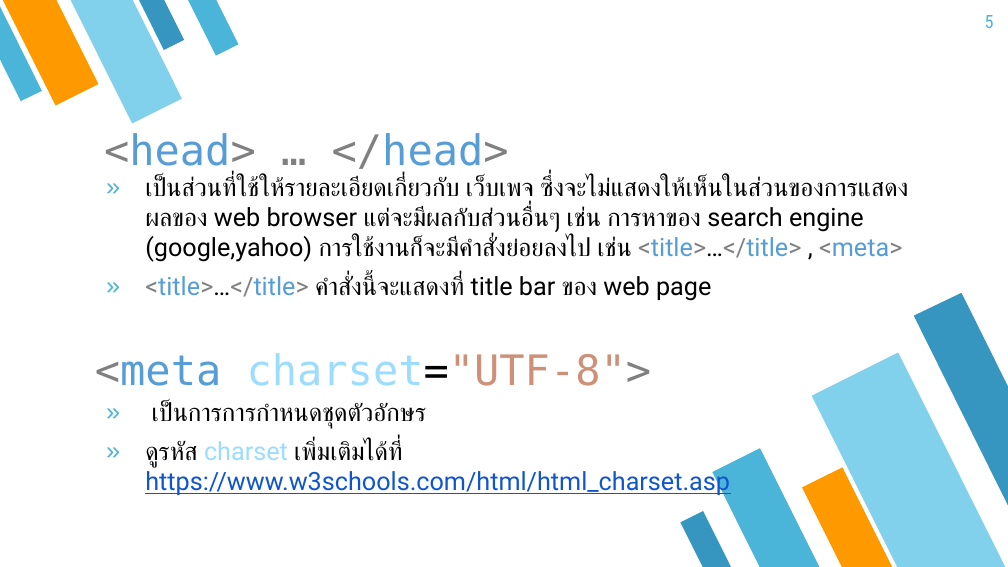
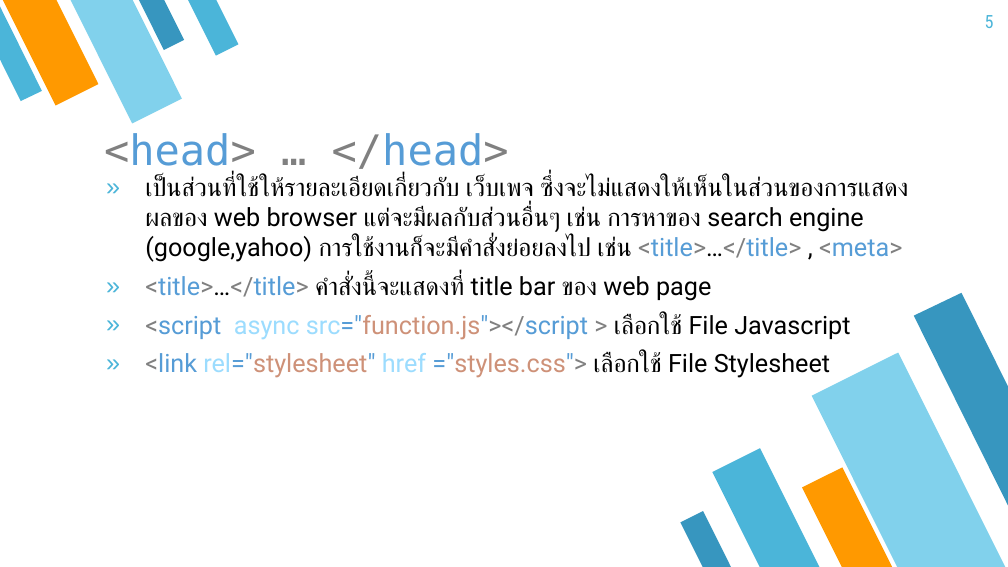
Before and after one commit to tinnakorn03/html5css3.code, a slide deck: slide 5 of file/HTML5.pptx. Drawn at 1008x567 pixels with LibreOffice and Linux fonts; fonts in the diff are those of the drawing. Boxes give left, top, right and bottom in pixels: in the first picture for what was removed or moved away, otherwise in the second. Text is boxed around its words. In the diff, an @@ line names an element or a change of style, - is before the commit and + after.

```diff
--- a/file/HTML5.pptx
+++ b/file/HTML5.pptx
@@ text at box(145, 314, 850, 378): paragraphs added @@
+» <script async src="function.js"></script > เลือกใช้ File Javascript
+» <link rel="stylesheet" href ="styles.css"> เลือกใช้ File Stylesheet
@@ text removed at box(95, 353, 652, 386) @@
-<meta charset="UTF-8">
@@ text removed at box(145, 402, 730, 496) @@
-» เป็นการการกำหนดชุดตัวอักษร
-» ดูรหัส charset เพิ่มเติมได้ที่ https://www.w3schools.com/html/html_charset.asp
```
Also in this commit, not shown: 11 other slides changed, 8 other files.
